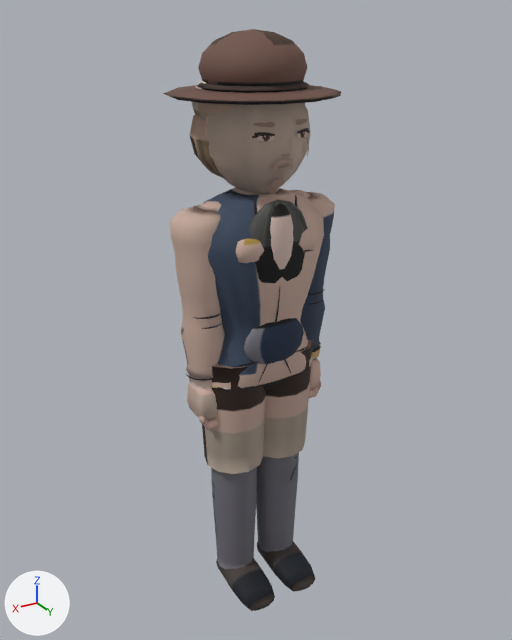
The glTF model assets/models/krot_a.glb: old version first, new version second.
Rendered twice from a camera (50 mm lens) standing at (1.164, 1.942, 2.03) and looking at (-0.02, -0.032, 1.043). Lighting does not change. The marker at lower left points along +X, +Y and +Z. The first picture is the older version. Vertices at exactly the same position are counted once.

The scene before the commit, as lines of its bpy script (objects in view):
```python
me_mesh_0 = bpy.data.meshes.new('Mesh_0')
me_mesh_0.from_pydata(...)  # 5329 vertices, 9776 faces; spans x -0.3..0.3, y -0.28..0.25, z -0.03..1.99
me_mesh_0.materials.append(mat_material_0)
ob_body = bpy.data.objects.new('Body', me_mesh_0)
ob_body.location = (0.0, 0.0, 0.0)
```
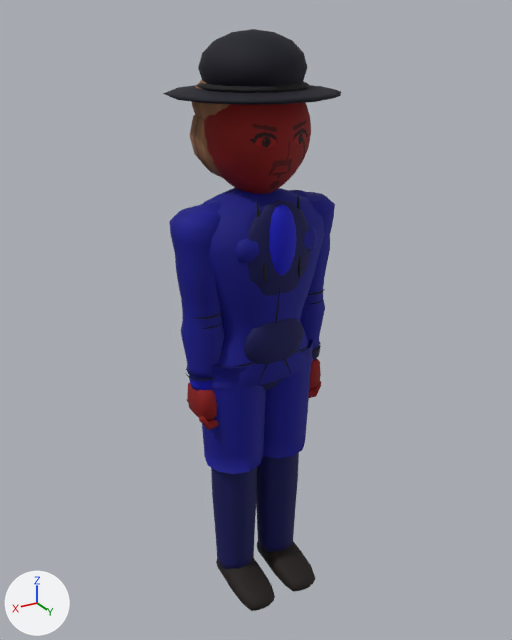
Where the change shows, as pixel boxes [x1, y1, x2, y2] in the pictures (512 x 640 px; the box of a moved part takes in the faces that stretch with it):
part 1 of me_mesh_0, deleted: before [252, 119, 310, 189]
part 2 of me_mesh_0, moved or reshaped: before [205, 103, 311, 282]; after [204, 103, 311, 284]
part 3 of me_mesh_0, recoloured (darker): [163, 29, 341, 611] in both

The edits, one by one:
me_mesh_0 is used by ob_body; location (0.0, 0.0, 0.0).
me_mesh_0 had 5329 vertices, 9776 faces and spanned x -0.3..0.3, y -0.28..0.25, z -0.03..1.99.
me_mesh_0 now has 4315 vertices, 8160 faces and spans x -0.3..0.3, y -0.28..0.25, z -0.03..1.99.
me_mesh_0 part 1: 23 loose pieces with 989 vertices, spanning x -0.11..0.1, y 0.11..0.18, z 1.54..1.75, are deleted.
me_mesh_0 part 2: 116 vertices moved from x -0.14..0.14, y -0.14..0.17, z 1.25..1.81 to x -0.14..0.14, y -0.14..0.18, z 1.25..1.81; 449 vertices removed from x -0.16..0.16, y -0.16..0.17, z 1.26..1.87; 424 vertices added at x -0.17..0.17, y -0.17..0.18, z 1.26..1.88.
me_mesh_0 part 3: 7122 kept faces spanning x -0.3..0.3, y -0.28..0.25, z -0.03..1.99 get new vertex colours.
Other edits to the shape of me_mesh_0 do not show in these pictures.
